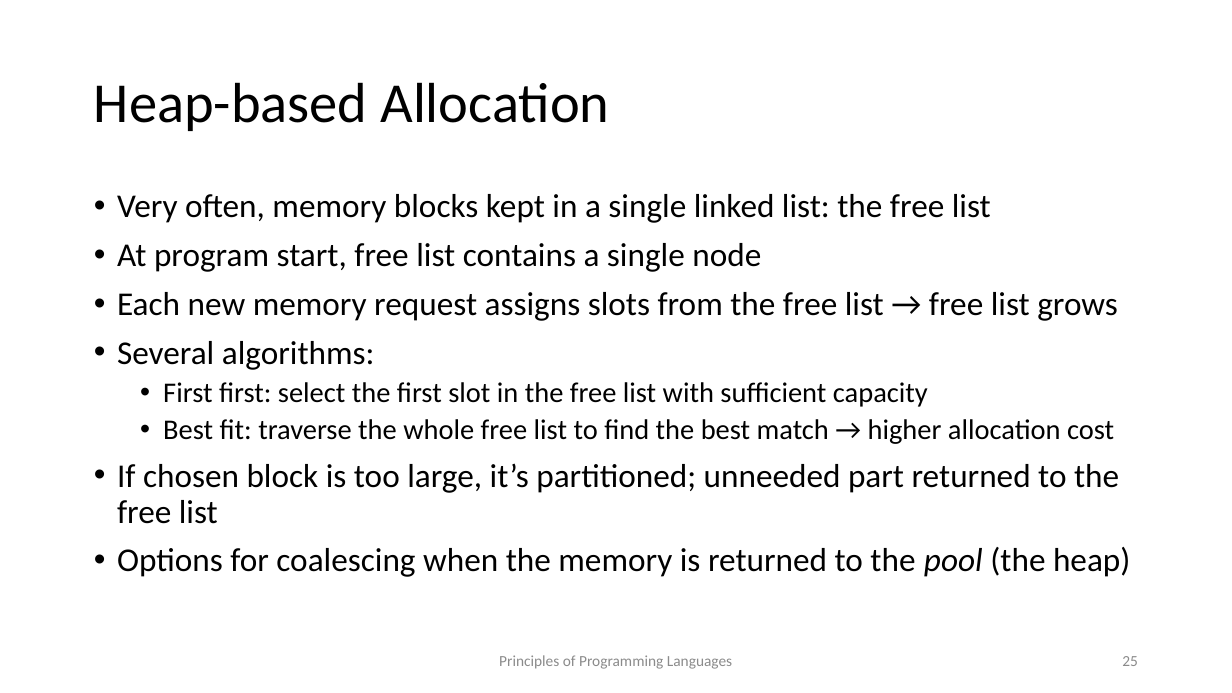
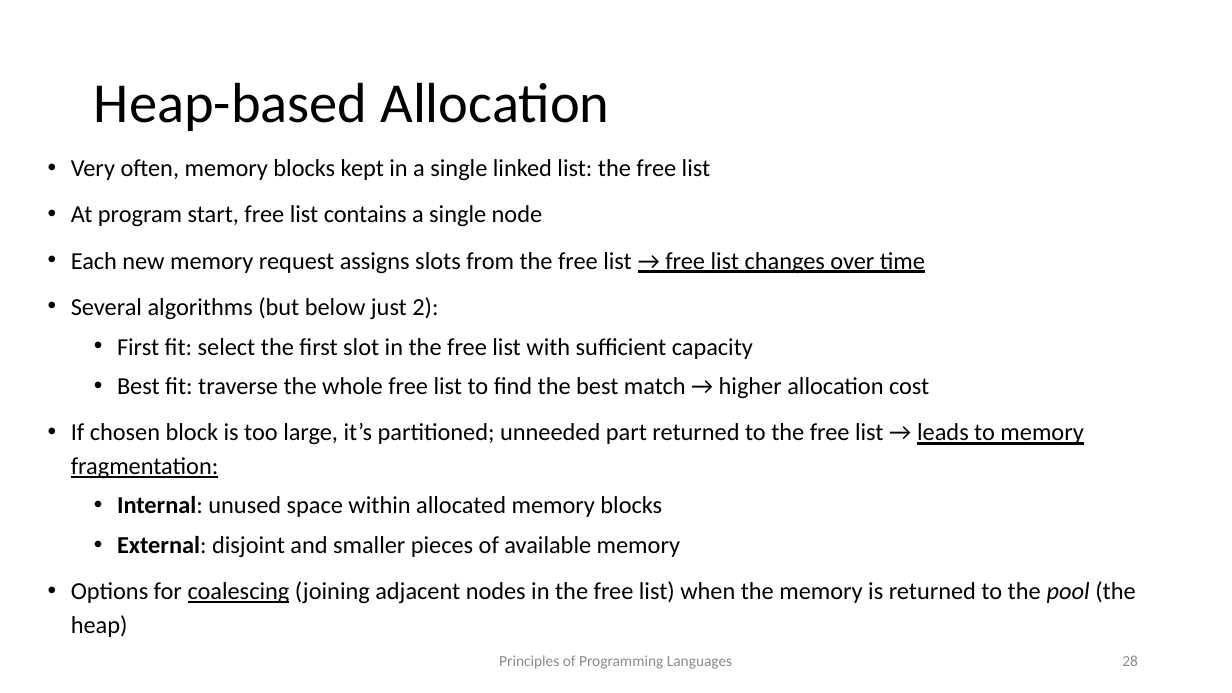
Before and after one commit to kongm/pl-design, a slide deck: slide 28 of C5-Environment.pptx (slide 25 before the commit). Drawn at 1232x693 pixels with LibreOffice and Linux fonts; fonts in the diff are those of the drawing. Boxes give left, top, right and bottom in pixels: in the first picture for what was removed or moved away, otherwise in the second. Text is boxed around its words. In the diff, an @@ line names an element or a change of style, - is before the commit and + after.

```diff
--- a/C5-Environment.pptx
+++ b/C5-Environment.pptx
@@ text "Very often, memory blocks kept ...": place and size @@
-text "Very often, memory blocks kept ..." at bbox=[117, 194, 1130, 577]
+text "Very often, memory blocks kept ..." at bbox=[71, 159, 1135, 637]
@@ text at bbox=[71, 159, 929, 399]: size 25.9 to 19 pt in "Very often, memory blocks kept in a ...", "At program start, free list contains a ..."; size 22.2 to 19 pt in "Best fit: traverse the whole free list ..."; line spacing 0.9 to 1.14 @@
@@ text at bbox=[71, 252, 925, 359]: text changed; size 25.9 to 19 pt @@
-• Each new memory request assigns slots from the free list → free list grows
-• Several algorithms:
-  • First first: select the first slot in the free list with sufficient capacity
+• Each new memory request assigns slots from the free list → free list changes over time
+• Several algorithms (but below just 2):
+  • First fit: select the first slot in the free list with sufficient capacity
@@ text at bbox=[71, 423, 1135, 637]: text changed; size 25.9 to 19 pt @@
-• If chosen block is too large, it’s partitioned; unneeded part returned to the free list
-• Options for coalescing when the memory is returned to the pool (the heap)
+• If chosen block is too large, it’s partitioned; unneeded part returned to the free list → leads to memory fragmentation:
+  • Internal: unused space within allocated memory blocks
+  • External: disjoint and smaller pieces of available memory
+• Options for coalescing (joining adjacent nodes in the free list) when the memory is returned to the pool (the heap)
@@ page number at bbox=[1122, 655, 1138, 666]: text changed @@
-25
+28
```
Also in this commit, not shown: 23 other slides changed, 4 slides added, 2 slides removed, 1 other file.
